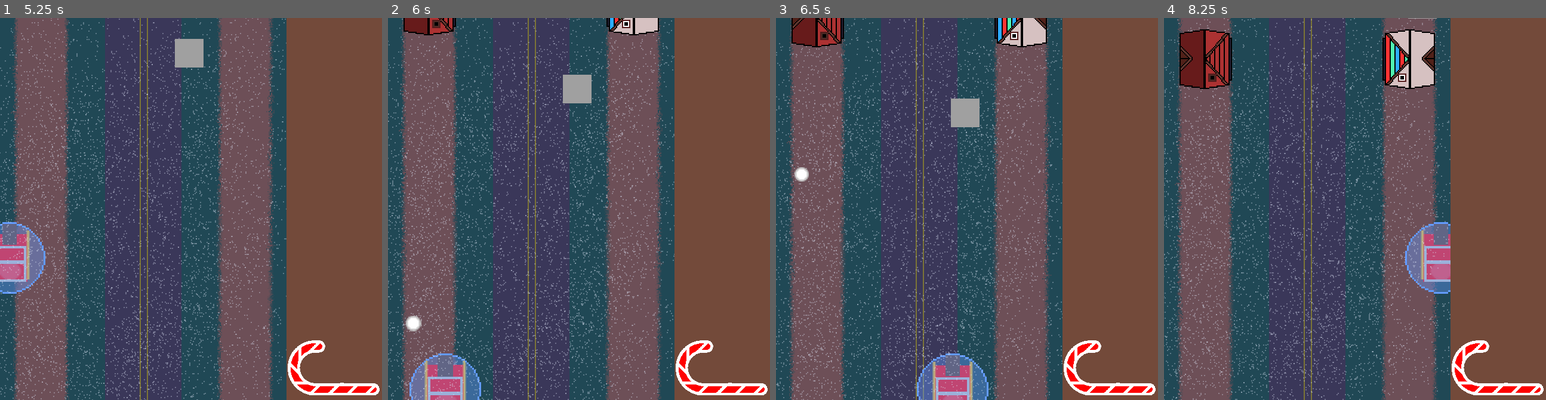
Above: before the commit, frames 1-4 (left to right).
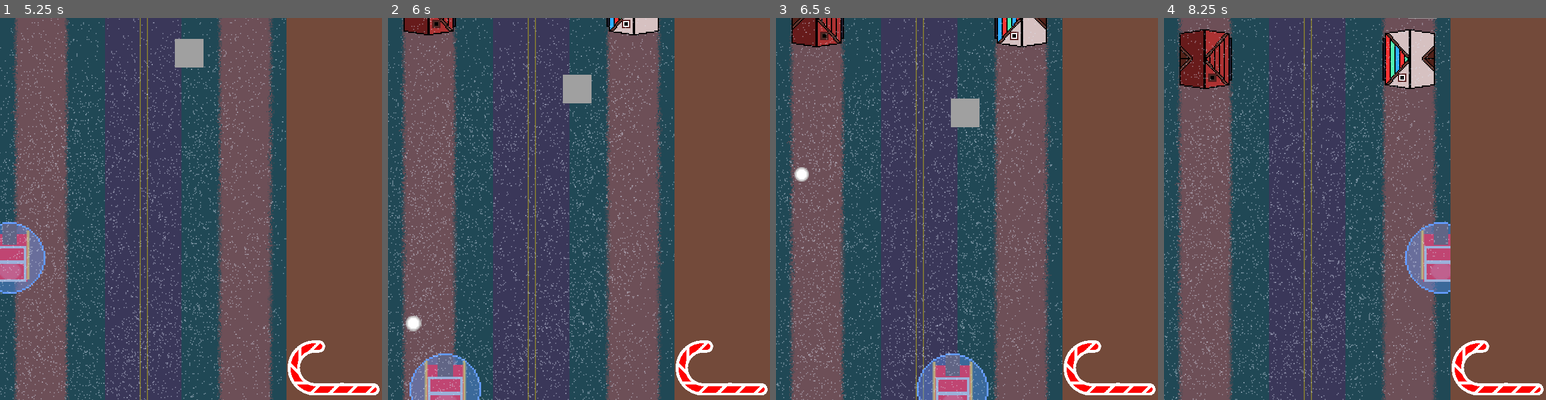
Above: after the commit, the same moments.

Repository: Zoidmania/gdex-2023-winter
Game: Godot game, scene res://stages/stage_north_america.tscn
The game is run twice, just before and just after one commit, with the same random seed, the same clock (stepped at 60 frames per second) and the same inputs. The engine's default icon, where the game draws it, is replaced by a stand-in: a white triangle on a blue panel in a dark square.
Inputs:
- Up to frame 1 (5.25 s): hold Right (santa_move_right) 0.53-1.28 s; tap Shift (santa_land_or_take_off) every 1.5 s from 0.6 to 5.1 s; hold Down (santa_move_down) 1.28-2.03 s; tap Space (santa_shoot) at 1.35, 2.85, 4.35 s; hold Right (santa_move_right) 2.03-2.78 s; hold Up (santa_move_up) 2.78-3.53 s; hold Left (santa_move_left) 3.53-5.03 s; hold Down (santa_move_down) from 5.03 s (still down)
- Up to frame 2 (6 s): release Down (santa_move_down) at 5.78 s; hold Right (santa_move_right) from 5.78 s (still down); tap Space (santa_shoot) at 5.85 s
- Up to frame 3 (6.5 s): keep holding Right (santa_move_right)
- Up to frame 4 (8.25 s): release Right (santa_move_right) at 6.53 s; hold Up (santa_move_up) 6.53-7.28 s; tap Shift (santa_land_or_take_off) at 6.6, 8.1 s; hold Right (santa_move_right) 7.28-8.03 s; tap Space (santa_shoot) at 7.35 s; hold Down (santa_move_down) from 8.03 s (still down)

Frame 1 is identical in both runs. In frame 2, less than 0.1% of the frame differs, in the area x 6-71%, y 0-5%; in frame 3, less than 0.1%; in frame 4, 0.2%, in the area x 4-71%, y 2-19%.

Commit message:
make snow appear over houses

Diff:
--- a/src/assets/house/blue_house.tscn
+++ b/src/assets/house/blue_house.tscn
@@ -10,4 +10,6 @@
 scale = Vector2(2.45, 6.7)
 
 [node name="Sprite2D" type="Sprite2D" parent="." index="1"]
+z_index = -1
+z_as_relative = false
 texture = ExtResource("2_dfra5")
--- a/src/assets/house/delivery_house.gd
+++ b/src/assets/house/delivery_house.gd
@@ -26,7 +26,7 @@
 
 
 func _on_area_2d_area_entered(area):
-
+    print(area)
      # Replace with function body.
     if(area.get_parent().name == 'Sleigh'):
         deliverable = true
--- a/src/assets/house/delivery_house.tscn
+++ b/src/assets/house/delivery_house.tscn
@@ -35,6 +35,8 @@
 script = ExtResource("1_h36dp")
 
 [node name="VisibleOnScreenNotifier2D" parent="." index="0"]
+z_index = -1
+z_as_relative = false
 position = Vector2(2, 40)
 scale = Vector2(2.65, 6.6)
 
@@ -61,6 +63,8 @@
 one_shot = true
 
 [node name="House" type="AnimatedSprite2D" parent="." index="5"]
+z_index = -1
+z_as_relative = false
 sprite_frames = SubResource("SpriteFrames_sbfy5")
 autoplay = "default"
 frame = 1
--- a/src/assets/house/green_house.tscn
+++ b/src/assets/house/green_house.tscn
@@ -4,10 +4,14 @@
 [ext_resource type="Texture2D" uid="uid://d0hykm0k46e3w" path="res://assets/house/green_house.png" id="2_s5val"]
 
 [node name="GreenHouse" instance=ExtResource("1_vbtbp")]
+z_index = -1
+z_as_relative = false
 
 [node name="VisibleOnScreenNotifier2D" parent="." index="0"]
 position = Vector2(-1.90735e-06, 32)
 scale = Vector2(2.4, 5.9)
 
 [node name="Sprite2D" type="Sprite2D" parent="." index="1"]
+z_index = -1
+z_as_relative = false
 texture = ExtResource("2_s5val")
--- a/src/assets/house/house.tscn
+++ b/src/assets/house/house.tscn
@@ -4,6 +4,8 @@
 [ext_resource type="Script" path="res://components/move_component.gd" id="2_yjpxm"]
 
 [node name="House" type="Node2D"]
+z_index = -2
+z_as_relative = false
 script = ExtResource("1_bgkkt")
 
 [node name="VisibleOnScreenNotifier2D" type="VisibleOnScreenNotifier2D" parent="."]
--- a/src/assets/house/red_house.tscn
+++ b/src/assets/house/red_house.tscn
@@ -6,6 +6,8 @@
 [node name="RedHouse" instance=ExtResource("1_rvc2y")]
 
 [node name="VisibleOnScreenNotifier2D" parent="." index="0"]
+z_index = -1
+z_as_relative = false
 position = Vector2(1, 43)
 scale = Vector2(2.55, 6.7)
 
--- a/src/stages/stage_north_america.tscn
+++ b/src/stages/stage_north_america.tscn
@@ -21,17 +21,23 @@
 process_material = SubResource("ParticleProcessMaterial_jb6tv")
 
 [node name="LeftSpawn" type="Marker2D" parent="." index="5"]
+z_index = -1
+z_as_relative = false
 position = Vector2(34, -30)
 
 [node name="RightSpawn" type="Marker2D" parent="." index="6"]
+z_index = -1
+z_as_relative = false
 position = Vector2(206, -30)
 
-[node name="HouseGenerator" parent="." index="7" node_paths=PackedStringArray("houseTimer", "sleigh", "right_spawn", "left_spawn") instance=ExtResource("3_uf38x")]
+[node name="HouseSpawn" type="Timer" parent="." index="7"]
+wait_time = 5.0
+autostart = true
+
+[node name="HouseGenerator" parent="." index="8" node_paths=PackedStringArray("houseTimer", "sleigh", "right_spawn", "left_spawn") instance=ExtResource("3_uf38x")]
+show_behind_parent = true
+z_index = -4
 houseTimer = NodePath("../HouseSpawn")
 sleigh = NodePath("../Sleigh")
 right_spawn = NodePath("../RightSpawn")
 left_spawn = NodePath("../LeftSpawn")
-
-[node name="HouseSpawn" type="Timer" parent="." index="8"]
-wait_time = 5.0
-autostart = true
